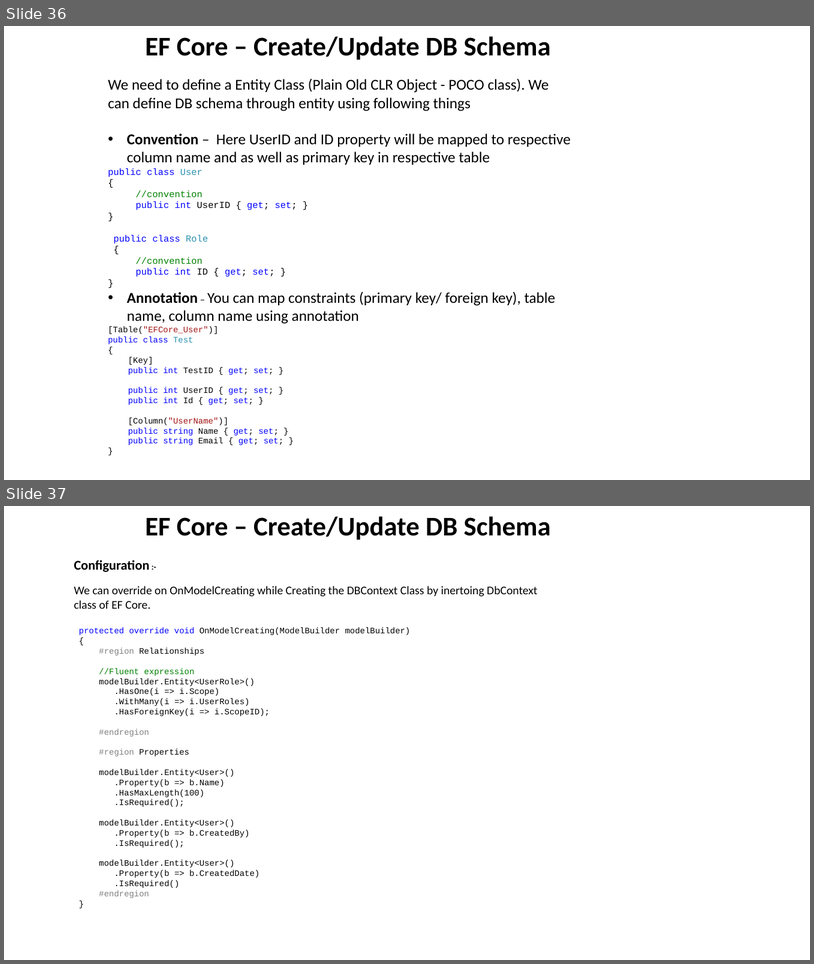
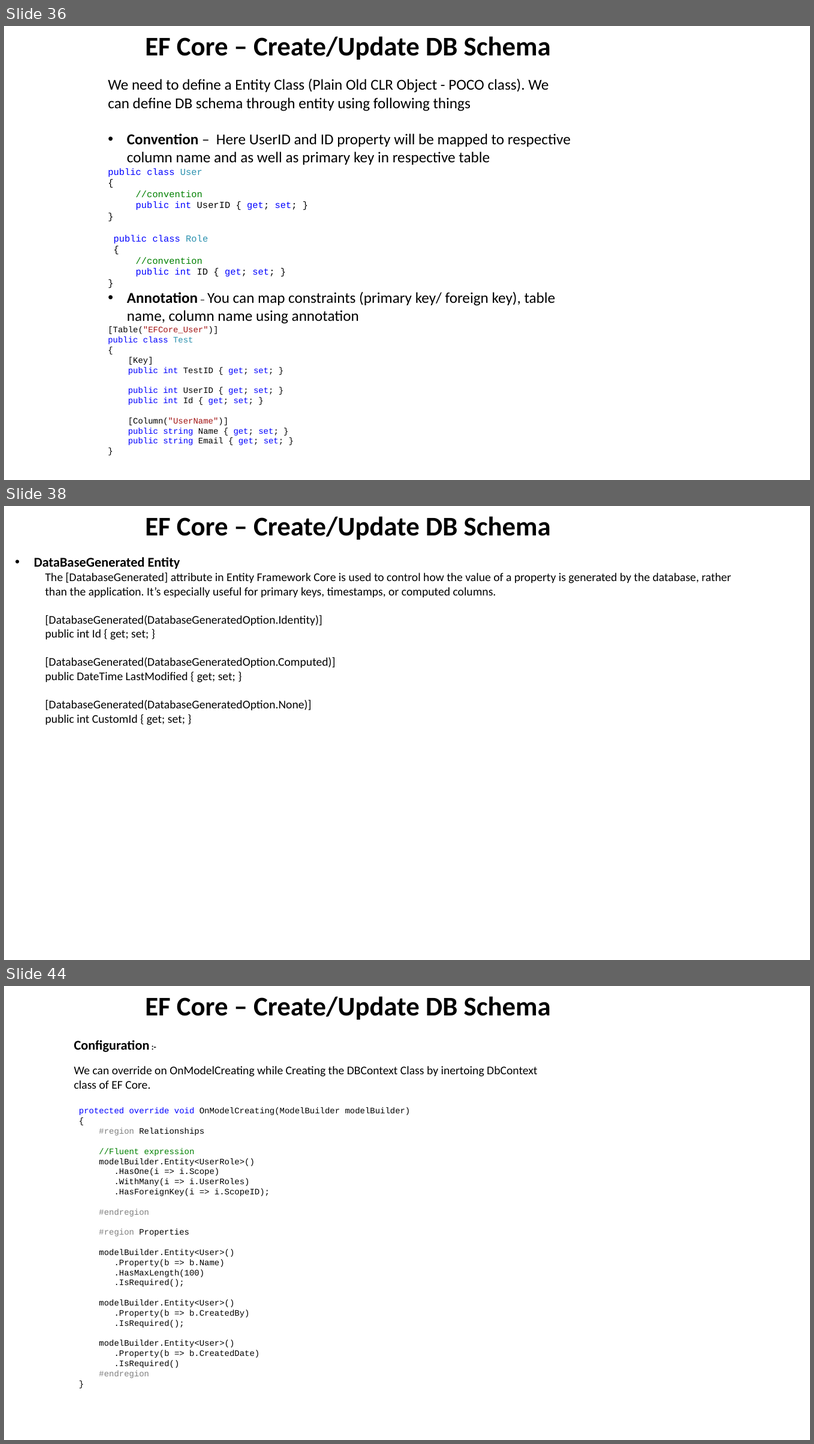
Before and after one commit to NareshESSPL/DotNetTraining, a slide deck: Documents/MVC.pptm. Shown one above the other, each under a label of ours: slides 36 and 37 before the commit, slides 36, 38 and 44 after it; the slides between them are not shown. The pictures are 814x964 and 814x1444 pixels, drawn with LibreOffice and Linux fonts; fonts in the diff are those of the drawing. Boxes give left, top, right and bottom in pixels: in the first picture for what was removed or moved away, otherwise in the second. Text is boxed around its words. In the diff, an @@ line names an element or a change of style, - is before the commit and + after.

```diff
--- a/Documents/MVC.pptm
+++ b/Documents/MVC.pptm
@@ slide 38 added at [4,506,810,960], background #FFFFFF @@
@@ text added at [145,516,551,540], 32 pt, text #000000, bold @@
+EF Core – Create/Update DB Schema
@@ text added at [34,557,731,725], 14 pt, text #000000 @@
+• DataBaseGenerated Entity
+  The [DatabaseGenerated] attribute in Entity Framework Core is used to control how the value of a property is generated by the database, rather than the application. It’s especially useful for primary keys, timestamps, or computed columns.
+  [DatabaseGenerated(DatabaseGeneratedOption.Identity)]
+  public int Id { get; set; }
+  [DatabaseGenerated(DatabaseGeneratedOption.Computed)]
+  public DateTime LastModified { get; set; }
+  [DatabaseGenerated(DatabaseGeneratedOption.None)]
+  public int CustomId { get; set; }
@@ what was slide 37 is now slide 44 @@
```
Also in this commit, not shown: 7 other slides added, 1 slide removed, 15 other files.
